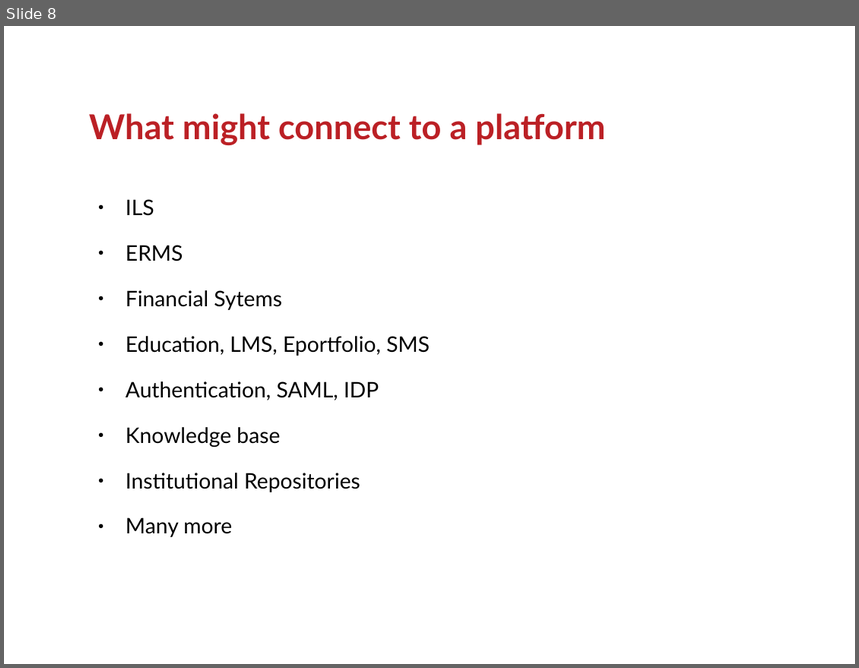
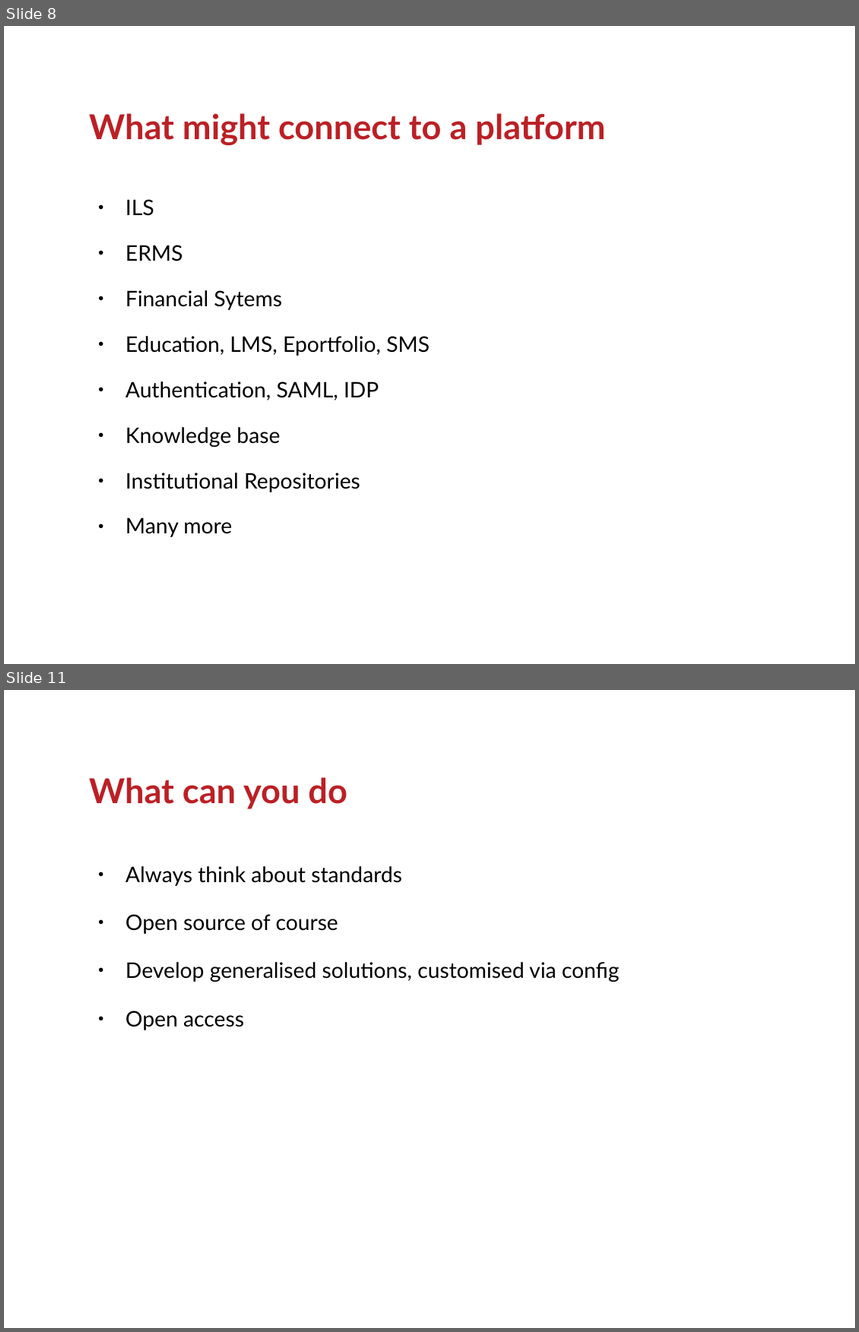
Before and after one commit to ranginui/presentation, a slide deck: kohaconclave2017/keynote.odp. Shown one above the other, each under a label of ours: slide 8 before the commit, slides 8 and 11 after it; the slides between them are not shown. The pictures are 859x668 and 859x1332 pixels, drawn with LibreOffice and Linux fonts; fonts in the diff are those of the drawing; background and template pictures are left out. Boxes give left, top, right and bottom in pixels: in the first picture for what was removed or moved away, otherwise in the second. Text is boxed around its words. In the diff, an @@ line names an element or a change of style, - is before the commit and + after.

```diff
--- a/kohaconclave2017/keynote.odp
+++ b/kohaconclave2017/keynote.odp
@@ slide 11 added at [4, 690, 855, 1328], background #FFFFFF @@
@@ title added at [89, 777, 348, 809], 32 pt, text #BB2025, bold @@
+What can you do
@@ text added at [126, 866, 620, 1030], 20 pt, text #000000 @@
+● Always think about standards
+● Open source of course
+● Develop generalised solutions, customised via config
+● Open access
```
Also in this commit, not shown: 3 other slides added.
